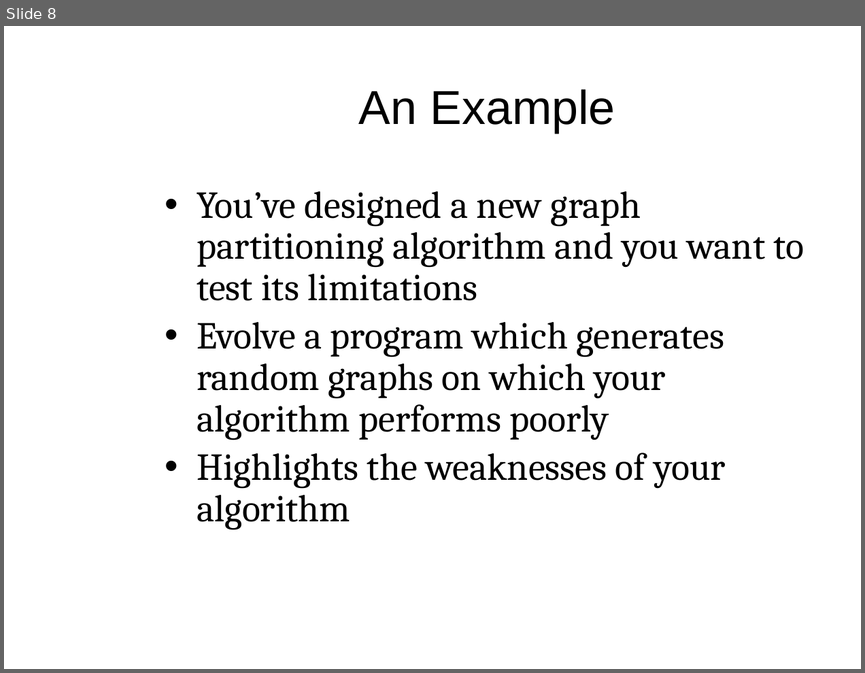
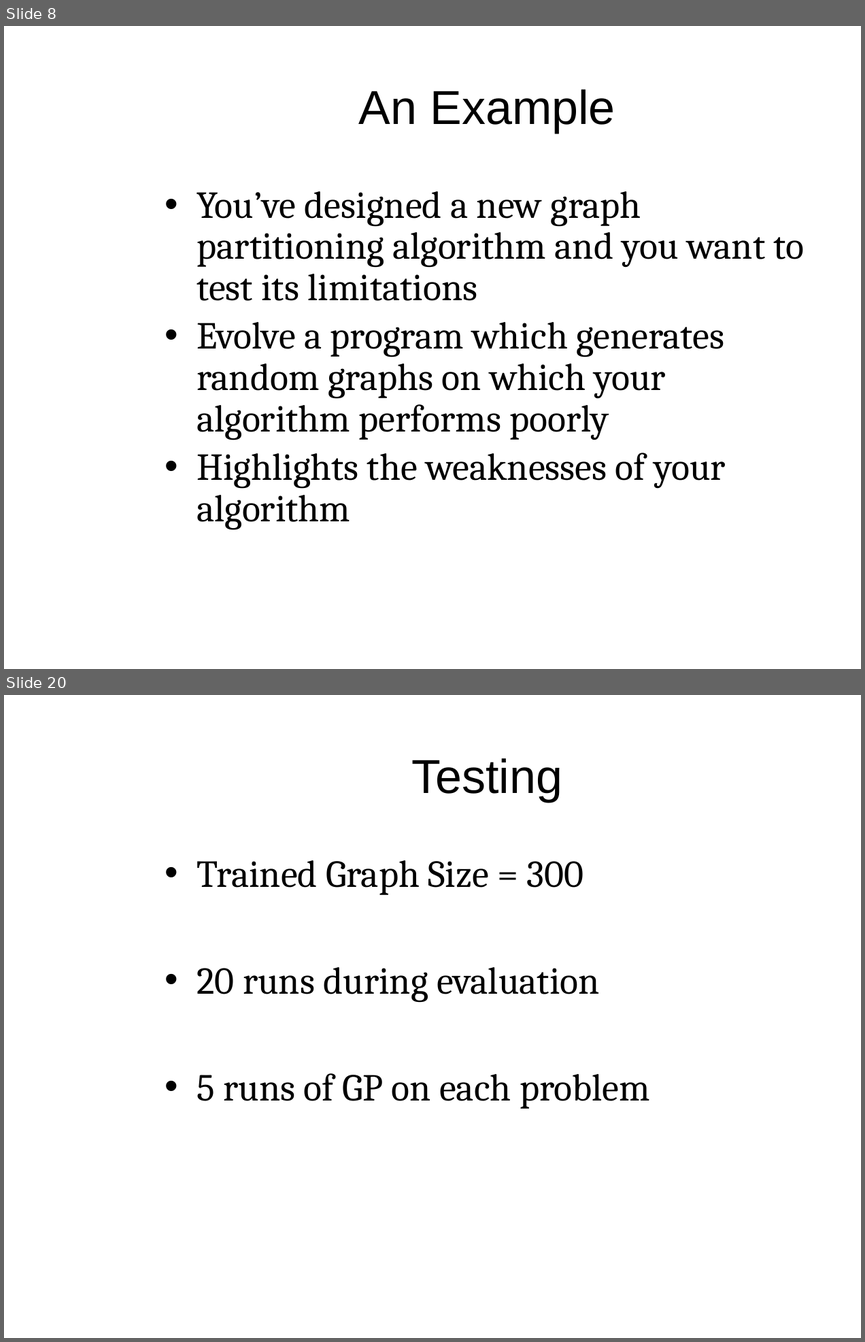
Before and after one commit to mam446/GraphEvo, a slide deck: documents/PopeMartinGraphTheoryPresentation.pptx. Shown one above the other, each under a label of ours: slide 8 before the commit, slides 8 and 20 after it; the slides between them are not shown. The pictures are 865x673 and 865x1342 pixels, drawn with LibreOffice and Linux fonts; fonts in the diff are those of the drawing; background and template pictures are left out. Boxes give left, top, right and bottom in pixels: in the first picture for what was removed or moved away, otherwise in the second. Text is boxed around its words. In the diff, an @@ line names an element or a change of style, - is before the commit and + after.

```diff
--- a/documents/PopeMartinGraphTheoryPresentation.pptx
+++ b/documents/PopeMartinGraphTheoryPresentation.pptx
@@ slide 20 added at [4, 695, 861, 1338], background picture (left out) @@
@@ title added at [411, 758, 562, 802], 40 pt, text #000000 @@
+Testing
@@ text added at [197, 860, 650, 1108], 32 pt, text #000000 @@
+• Trained Graph Size = 300
+• 20 runs during evaluation
+• 5 runs of GP on each problem
```
Also in this commit, not shown: 1 slide changed, 21 other slides added, 3 slides removed.
